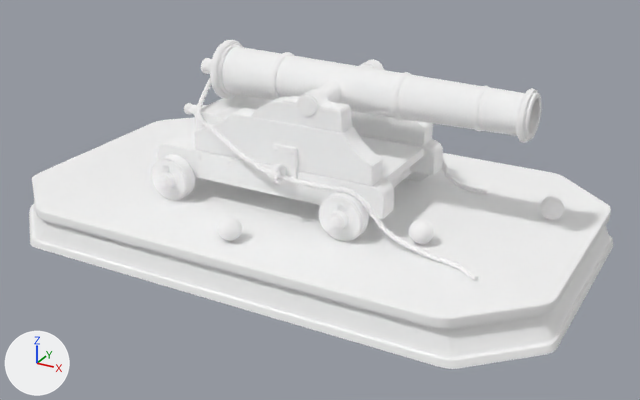
The glTF model Client/Client/Resource/DDSMapData/Meshes/old_cannon.gltf as it was, and as the next commit left it.
Before and after are seen from a camera (50 mm lens) standing at (10.38, -18.34, 9.99) and looking at (0.5, -0.39, 1.01). The axes (+X, +Y, +Z) are drawn at lower left. The lights are the same throughout. The older version comes first. Vertices at exactly the same position are counted once.

In view in the first picture: 'old_cannon'.
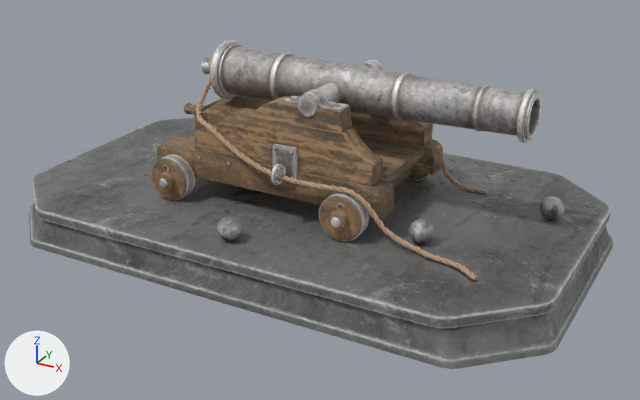
Pixel boxes [x1, y1, x2, y2] of what changed, in the pictures (640 x 400 px):
part 1 of me_old_cannon, recoloured (white to brown)
    both: [152, 95, 443, 241]
part 2 of me_old_cannon, recoloured (white to grey)
    both: [151, 40, 542, 242]
part 3 of me_old_cannon, recoloured
    both: [196, 59, 487, 281]
part 4 of me_old_cannon, recoloured (white to grey)
    both: [29, 117, 613, 369]
part 5 of me_old_cannon, recoloured
    both: [217, 196, 564, 244]

What the commit changed:
Picture 'old_cannon_texture_6.png' (img_old_cannon_texture_6_png) is new.
Picture 'old_cannon_texture_7.png' (img_old_cannon_texture_7_png) is new.
Picture 'old_cannon_texture_5.png' (img_old_cannon_texture_5_png) is new.
Picture 'old_cannon_texture_11.png' (img_old_cannon_texture_11_png) is new.
Picture 'old_cannon_texture_12.png' (img_old_cannon_texture_12_png) is new.
Picture 'old_cannon_texture_13.png' (img_old_cannon_texture_13_png) is new.
Picture 'old_cannon_texture_1.png' (img_old_cannon_texture_1_png) is new.
Picture 'old_cannon_texture_2.png' (img_old_cannon_texture_2_png) is new.
Picture 'old_cannon_texture_0.png' (img_old_cannon_texture_0_png) is new.
Picture 'old_cannon_texture_4.png' (img_old_cannon_texture_4_png) is new.
Picture 'old_cannon_texture_3.png' (img_old_cannon_texture_3_png) is new.
Picture 'old_cannon_texture_9.png' (img_old_cannon_texture_9_png) is new.
Picture 'old_cannon_texture_10.png' (img_old_cannon_texture_10_png) is new.
Picture 'old_cannon_texture_8.png' (img_old_cannon_texture_8_png) is new.
Material 'Rope_old_cannon' (mat_rope_old_cannon) is new.
Uses the picture img_old_cannon_texture_5_png.
Uses the picture img_old_cannon_texture_6_png.
Uses the picture img_old_cannon_texture_7_png.
Material 'Metal-2_old_cannon' (mat_metal_2_old_cannon) is new.
Uses the picture img_old_cannon_texture_11_png.
Uses the picture img_old_cannon_texture_12_png.
Uses the picture img_old_cannon_texture_13_png.
Material 'Wood_old_cannon' (mat_wood_old_cannon) is new.
Uses the picture img_old_cannon_texture_0_png.
Uses the picture img_old_cannon_texture_1_png.
Uses the picture img_old_cannon_texture_2_png.
Material 'Metal-1_old_cannon' (mat_metal_1_old_cannon) is new.
Uses the picture img_old_cannon_texture_3_png.
Uses the picture img_old_cannon_texture_4_png.
Material 'Stage_old_cannon' (mat_stage_old_cannon) is new.
Uses the picture img_old_cannon_texture_10_png.
Uses the picture img_old_cannon_texture_8_png.
Uses the picture img_old_cannon_texture_9_png.
me_old_cannon has 39564 vertices, 78288 faces and spans x -7.22..7.22, y -4.38..4.38, z 0.0..4.68.
me_old_cannon is used by ob_old_cannon; location (0.0, 0.0, 0.0).
me_old_cannon part 1: all 8180 faces that had it switch from mat_wood (white #ffffff) to mat_wood_old_cannon.
me_old_cannon part 2: all 20896 faces that had it switch from mat_metal_1 (white #ffffff) to mat_metal_1_old_cannon.
me_old_cannon part 3: all 45262 faces that had it switch from mat_rope (white #ffffff) to mat_rope_old_cannon.
me_old_cannon part 4: all 1070 faces that had it switch from mat_stage (white #ffffff) to mat_stage_old_cannon.
me_old_cannon part 5: all 2880 faces that had it switch from mat_metal_2 (white #ffffff) to mat_metal_2_old_cannon.
